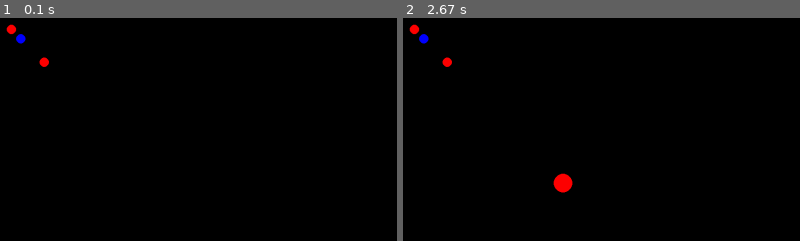
Above: before the commit, frames 1-2 (left to right).
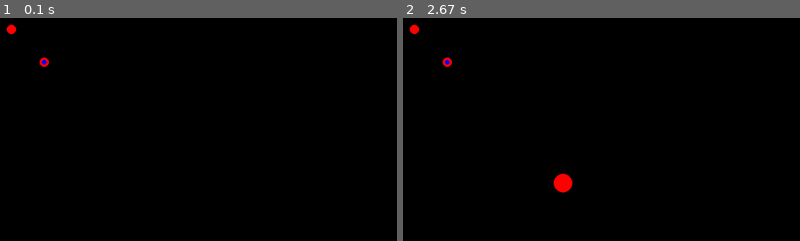
Above: after the commit, the same moments.

Repository: SurajSharma90/Atlas
Game: pygame game, started from Python/Learning/PyGame/VectorMath/__main__.py
The game is run twice, just before and just after one commit, with the same random seed, the same clock (stepped at 60 frames per second) and the same inputs.
Inputs (mouse positions are % of the whole screen's width and height, from its top left):
- Up to frame 1 (0.1 s): no input
- Up to frame 2 (2.67 s): click (55, 54) at 0.38 s; click (51, 59) at 0.72 s; click (92, 51) at 1.05 s; click (56, 61) at 1.38 s; click (28, 55) at 1.72 s; click (66, 79) at 2.05 s; click (20, 37) at 2.38 s
The pictures show only the part of the screen within x 0-50%, y 0-50%; the shares and areas given below are measured in that part.

The runs differ from the first frame. In frame 1, 0.1% of the frame differs, in the area x 4-12%, y 7-22%; in frame 2, 0.1%.

Commit message:
Fix add for vector and point

Diff:
--- a/Python/Learning/PyGame/VectorMath/VectorMath.py
+++ b/Python/Learning/PyGame/VectorMath/VectorMath.py
@@ -5,6 +5,11 @@
     def __init__(self, x: float, y: float):
         self.x = x
         self.y = y
+
+    def __add__(self, other):
+         x = self.x + other.x
+         y = self.y + other.y
+         return Vector2f(x, y)
 
 
 class Vectorf:
@@ -18,10 +23,10 @@
         self.y = b.y - a.y
         self.magnitutde = sqrt(pow(self.x, 2) + pow(self.y, 2))
 
-    """
     def __add__(self, other):
-        return Vectorf(Vector2f(self.x + other.x), self.y + other.y)
-    """
+        x = self.x + other.x
+        y = self.y + other.y
+        return Vectorf(x, y)
 
     def normalized(self):
         return Vectorf(self.x / self.magnitutde, self.y / self.magnitutde)
--- a/Python/Learning/PyGame/VectorMath/__main__.py
+++ b/Python/Learning/PyGame/VectorMath/__main__.py
@@ -18,8 +18,9 @@
 points.append(Circle(Vector2f(120.0, 120.0), POINT_RADIUS, pygame.Color(255, 0, 0, 255)))
 
 vectorab=Vectorf(points[0].point, points[1].point)
+point_label = (points[0].point + vectorab)
 
-labels.append(Circle(Vector2f(vectorab.x, vectorab.y), POINT_RADIUS, pygame.Color(0, 0, 255, 255)))
+labels.append(Circle(point_label, LABEL_RADIUS, pygame.Color(0, 0, 255, 255)))
 create = True
 
 running = True
